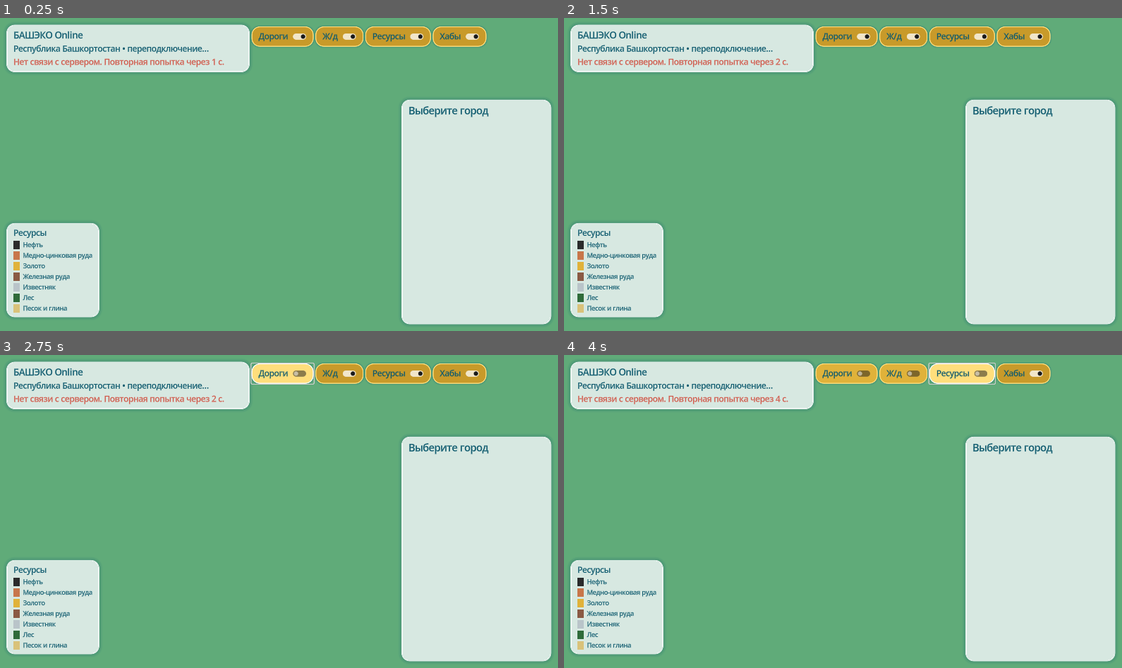
Above: before the commit, frames 1-4 (two rows, left to right).
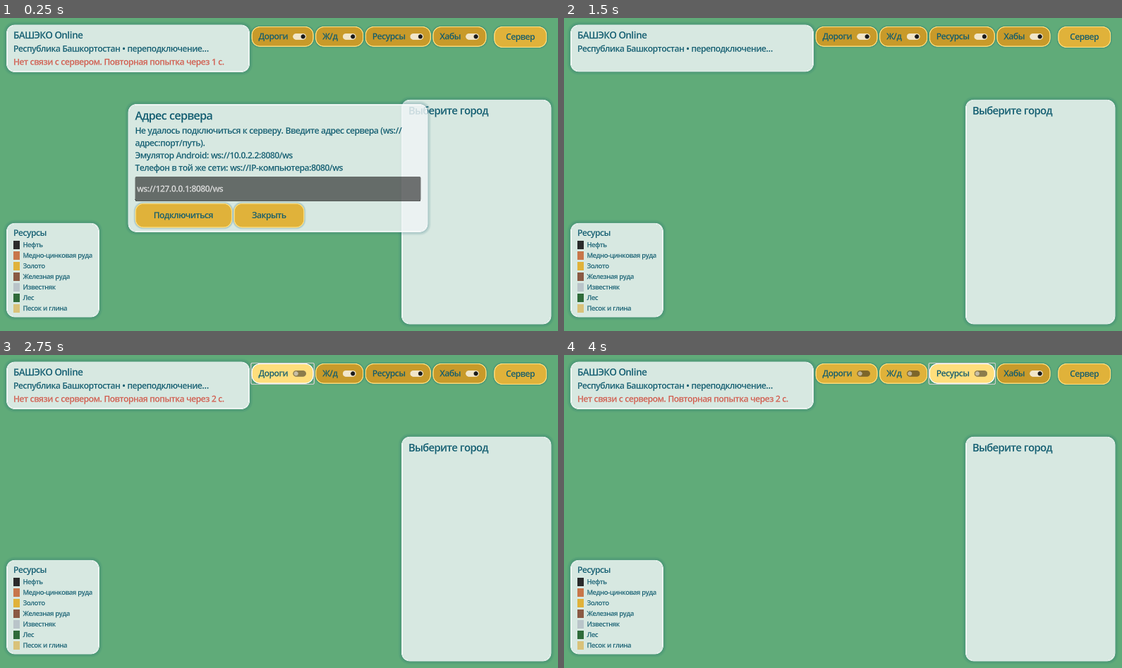
Above: after the commit, the same moments.

Repository: maillunex-lang/ufaeco
Game: Godot game, scene res://scenes/main.tscn
The game is run twice, just before and just after one commit, with the same random seed, the same clock (stepped at 60 frames per second) and the same inputs.
Inputs (mouse positions are in pixels of both pictures, inside the frame that each line leads up to):
- Up to frame 1 (0.25 s): no input
- Up to frame 2 (1.5 s): click (1082, 36) at 0.5 s, where only the run after the commit has a clickable "Сервер"; click (748, 202) at 1.25 s, where only the run after the commit has a clickable "Подключиться"
- Up to frame 3 (2.75 s): click "Дороги" at 2 s
- Up to frame 4 (4 s): click "Ж/д" at 2.75 s; click "Ресурсы" at 3.5 s

The runs differ from the first frame. In frame 1, 21% of the frame differs, in the area x 22-98%, y 2-70%; in frame 2, 1.2%; in frame 3, 0.6%; in frame 4, 0.6%.

Commit message:
Android: пресет экспорта, диалог адреса сервера, сенсорное управление картой
Co-Authored-By: Claude Sonnet 5.5 <noreply@anthropic.com>
Claude-Session: https://claude.ai/code/session_01Mco3UQUXAKKZfrNee9YLfB

Diff:
--- a/project.godot
+++ b/project.godot
@@ -15,12 +15,20 @@
 window/size/window_width_override=1280
 window/size/window_height_override=720
 window/stretch/mode="canvas_items"
+window/stretch/aspect="keep"
+window/handheld/orientation=0
 
 [rendering]
 
 renderer/rendering_method="gl_compatibility"
 renderer/rendering_method.mobile="gl_compatibility"
+textures/vram_compression/import_etc2_astc=true
 
 [gui]
 
 theme/default_font_multichannel_signed_distance_field=true
+
+[input_devices]
+
+pointing/emulate_touch_from_mouse=false
+pointing/emulate_mouse_from_touch=true
--- a/scripts/main.gd
+++ b/scripts/main.gd
@@ -40,6 +40,11 @@
 var mode_buy_button: Button
 var mode_build_button: Button
 var sel := Vector2i(-1, -1)
+var server_dialog: PanelContainer
+var server_edit: LineEdit
+var server_hint: Label
+var server_button: Button
+var _ever_online := false
 var company_id: String = ""
 var company_name: String = ""
 var balance_cents: int = 0
@@ -68,6 +73,9 @@
 	add_child(map_view)
 	map_view.cell_selected.connect(_on_cell_selected)
 	_build_extra_ui(ui)
+	var blocker := Callable(self, "_over_ui")
+	region_view.is_blocked = blocker
+	map_view.is_blocked = blocker
 	_set_mode("region")
 	network = OnlineWorldClient.new()
 	add_child(network)
@@ -100,6 +108,11 @@
 
 func _on_connection_state_changed(state: String) -> void:
 	_refresh_status()
+	if state == "online":
+		_ever_online = true
+		server_dialog.visible = false
+	elif (state == "reconnecting" or state == "failed") and not _ever_online:
+		_show_server_dialog(true)
 	if state == "online" and not _bootstrapped:
 		_bootstrapped = true
 		_call("catalog.get", {}, func(r):
@@ -512,6 +525,72 @@
 		row.add_child(l)
 		lv.add_child(row)
 	_build_cell_panel(ui)
+	_build_server_dialog(ui)
+
+
+## Над панелью/кнопкой интерфейса ли точка экрана (карта такие касания игнорирует).
+func _over_ui(pos: Vector2) -> bool:
+	var ui := get_node("Hud/UI") as Control
+	for n in ui.get_children():
+		if n is Control and (n as Control).visible and (n as Control).get_global_rect().has_point(pos):
+			return true
+	return false
+
+
+func _show_server_dialog(from_error: bool) -> void:
+	server_edit.text = network.websocket_url
+	server_hint.text = ("Не удалось подключиться к серверу. " if from_error else "") + "Введите адрес сервера (ws://адрес:порт/путь).\nЭмулятор Android: ws://10.0.2.2:8080/ws\nТелефон в той же сети: ws://IP-компьютера:8080/ws"
+	server_dialog.visible = true
+
+
+func _on_server_apply() -> void:
+	if network.change_server(server_edit.text):
+		server_dialog.visible = false
+		_bootstrapped = false
+		company_id = ""
+		error_label.text = ""
+	else:
+		server_hint.text = "Неверный адрес. Пример: ws://192.168.0.10:8080/ws"
+
+
+func _build_server_dialog(ui: Control) -> void:
+	server_button = Button.new()
+	server_button.text = "Сервер"
+	server_button.position = Vector2(1130, 24)
+	server_button.custom_minimum_size = Vector2(120, 48)
+	server_button.pressed.connect(func(): _show_server_dialog(false))
+	ui.add_child(server_button)
+	server_dialog = PanelContainer.new()
+	server_dialog.position = Vector2(300, 200)
+	server_dialog.custom_minimum_size = Vector2(680, 0)
+	ui.add_child(server_dialog)
+	var box := VBoxContainer.new()
+	server_dialog.add_child(box)
+	var t := Label.new()
+	t.text = "Адрес сервера"
+	t.add_theme_font_size_override("font_size", 24)
+	box.add_child(t)
+	server_hint = Label.new()
+	server_hint.autowrap_mode = TextServer.AUTOWRAP_WORD_SMART
+	server_hint.custom_minimum_size = Vector2(640, 0)
+	box.add_child(server_hint)
+	server_edit = LineEdit.new()
+	server_edit.custom_minimum_size = Vector2(0, 56)
+	server_edit.placeholder_text = "ws://192.168.0.10:8080/ws"
+	box.add_child(server_edit)
+	var row := HBoxContainer.new()
+	box.add_child(row)
+	var ok := Button.new()
+	ok.text = "Подключиться"
+	ok.custom_minimum_size = Vector2(220, 56)
+	ok.pressed.connect(_on_server_apply)
+	row.add_child(ok)
+	var close := Button.new()
+	close.text = "Закрыть"
+	close.custom_minimum_size = Vector2(160, 56)
+	close.pressed.connect(func(): server_dialog.visible = false)
+	row.add_child(close)
+	server_dialog.visible = false
 
 
 func _build_cell_panel(ui: Control) -> void:
--- a/scripts/map/pan_zoom_node.gd
+++ b/scripts/map/pan_zoom_node.gd
@@ -9,6 +9,9 @@
 
 var min_zoom := 0.12
 var max_zoom := 1.6
+## Возвращает true, если точка экрана над элементом интерфейса (панель, кнопка) — жесты карты игнорируются.
+var is_blocked: Callable = Callable()
+var _ignore := false
 var _dragging := false
 var _moved := 0.0
 var _touches := {}
@@ -19,6 +22,9 @@
 func _unhandled_input(event: InputEvent) -> void:
 	if not is_visible_in_tree():
 		return
+	# Эмулированные из касаний события мыши игнорируем: касания обрабатываются отдельно (иначе тап срабатывает дважды).
+	if (event is InputEventMouseButton or event is InputEventMouseMotion) and event.device == InputEvent.DEVICE_ID_EMULATION:
+		return
 	if event is InputEventMouseButton:
 		var mb := event as InputEventMouseButton
 		if mb.button_index == MOUSE_BUTTON_WHEEL_UP and mb.pressed:
@@ -27,7 +33,8 @@
 			zoom_at(mb.position, 1.0 / 1.12)
 		elif mb.button_index == MOUSE_BUTTON_LEFT:
 			if mb.pressed:
-				_dragging = true
+				_ignore = is_blocked.is_valid() and bool(is_blocked.call(mb.position))
+				_dragging = not _ignore
 				_moved = 0.0
 			else:
 				if _dragging and _moved < TAP_SLOP:
@@ -40,6 +47,10 @@
 	elif event is InputEventScreenTouch:
 		var st := event as InputEventScreenTouch
 		if st.pressed:
+			if _touches.is_empty():
+				_ignore = is_blocked.is_valid() and bool(is_blocked.call(st.position))
+			if _ignore:
+				return
 			_touches[st.index] = st.position
 			if _touches.size() == 1:
 				_moved = 0.0
@@ -47,12 +58,18 @@
 				_pinch_start_dist = _touch_distance()
 				_pinch_start_zoom = scale.x
 		else:
+			if _ignore:
+				if _touches.is_empty():
+					_ignore = false
+				return
 			var was_single := _touches.size() == 1
 			_touches.erase(st.index)
 			if was_single and _moved < TAP_SLOP:
 				tapped.emit(st.position)
 	elif event is InputEventScreenDrag:
 		var sd := event as InputEventScreenDrag
+		if _ignore:
+			return
 		_touches[sd.index] = sd.position
 		if _touches.size() == 1:
 			position += sd.relative
--- a/scripts/net/online_world_client.gd
+++ b/scripts/net/online_world_client.gd
@@ -13,6 +13,7 @@
 
 const CONFIG_PATH := "res://config/client_config.json"
 const PROTOCOL_PATH := "res://protocol/protocol.json"
+const SETTINGS_PATH := "user://settings.cfg"
 const BACKOFF_SECONDS: Array[float] = [1.0, 2.0, 4.0, 8.0]
 
 const STATE_LABELS_RU := {
@@ -116,6 +117,41 @@
 	_open_socket("connecting")
 
 
+## Адрес сервера, сохранённый на устройстве (user://settings.cfg); пусто — не задан.
+static func saved_server_url() -> String:
+	var cfg := ConfigFile.new()
+	if cfg.load(SETTINGS_PATH) != OK:
+		return ""
+	return str(cfg.get_value("server", "websocket_url", ""))
+
+
+## Проверка адреса: ws:// или wss://, хост, необязательный порт и путь.
+static func is_valid_ws_url(url: String) -> bool:
+	var re := RegEx.new()
+	re.compile("^wss?://[A-Za-z0-9.\\-]+(:[0-9]{1,5})?(/[^\\s]*)?$")
+	return re.search(url) != null
+
+
+## Сохраняет адрес сервера и переподключается к нему (новый вход гостем).
+func change_server(url: String) -> bool:
+	url = url.strip_edges()
+	if not is_valid_ws_url(url):
+		return false
+	var cfg := ConfigFile.new()
+	cfg.set_value("server", "websocket_url", url)
+	cfg.save(SETTINGS_PATH)
+	if _peer != null:
+		_intentional_close = true
+		_peer.close()
+		_peer = null
+	connected = false
+	session_id = ""
+	_resume_token = ""
+	_retry_left = -1.0
+	connect_to_world(url)
+	return true
+
+
 ## Регистрация аккаунта по логину и паролю (после успеха клиент в сети).
 func register_account(login: String, password: String, display_name: String = "") -> void:
 	var payload := {"login": login, "password": password}
@@ -209,6 +245,9 @@
 	var override := OS.get_environment("BASHECO_WEBSOCKET_URL")
 	if not override.is_empty():
 		websocket_url = override
+	var saved := saved_server_url()
+	if not saved.is_empty():
+		websocket_url = saved # адрес, введённый игроком, важнее конфигурации
 	var proto := _read_json(PROTOCOL_PATH)
 	_protocol_version = int(proto.get("protocol_version", cfg.get("protocol_version", 1)))
 
Not shown, removed: docs/img/city_buildings.png.import
Not shown, removed: docs/img/city_land_overlay.png.import
Not shown, removed: docs/img/city_map_ufa.png.import
Not shown, removed: docs/img/city_map_ufa_overview.png.import
Not shown, removed: docs/img/city_organic_closeup.png.import
Not shown, removed: docs/img/city_organic_day1.png.import
Not shown, removed: docs/img/city_organic_day150.png.import
Not shown, removed: docs/img/region_map.png.import
Not shown, added: export_presets.cfg
Not shown, changed: ROADMAP.md
